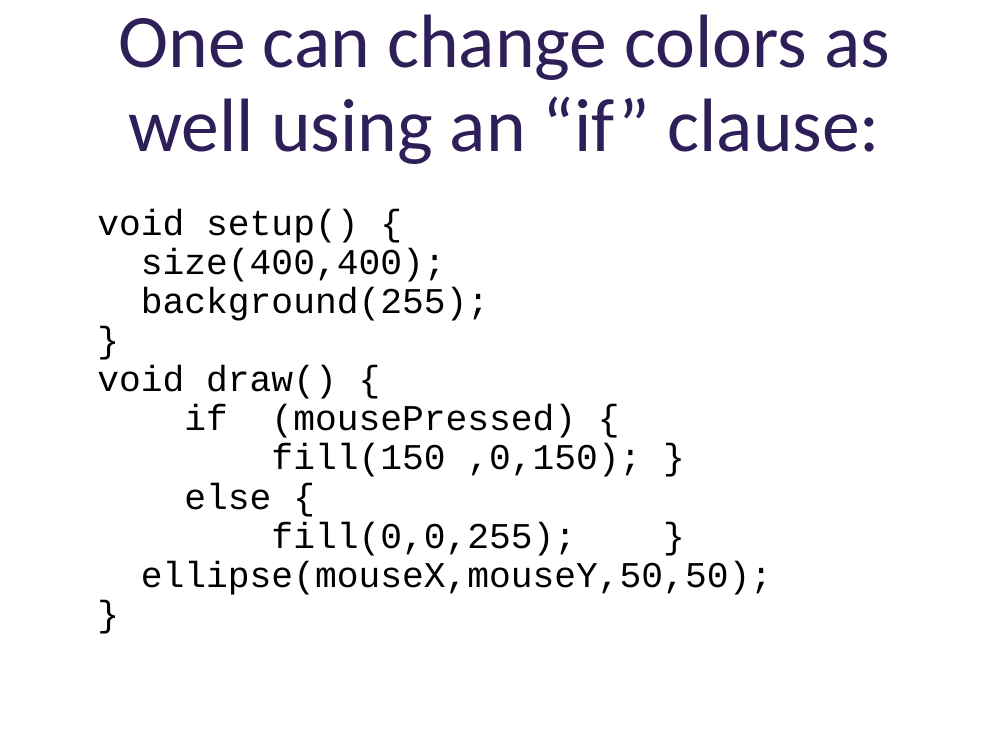
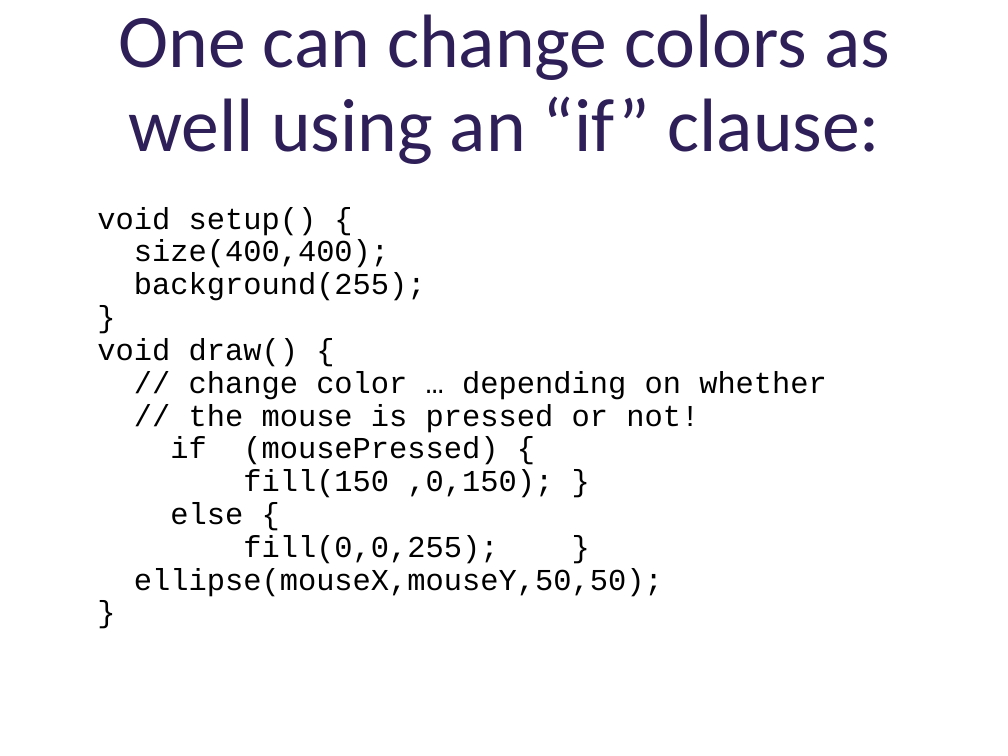
Before and after one commit to deenaengel/TF3_ProcessingSlides, a slide deck: slide 36 of Processing_Presentation_TF3_DE_notes.pptx (slide 35 before the commit). Drawn at 1008x756 pixels with LibreOffice and Linux fonts; fonts in the diff are those of the drawing; background and template pictures are left out. Boxes give left, top, right and bottom in pixels: in the first picture for what was removed or moved away, otherwise in the second. Text is boxed around its words. In the diff, an @@ line names an element or a change of style, - is before the commit and + after.

```diff
--- a/Processing_Presentation_TF3_DE_notes.pptx
+++ b/Processing_Presentation_TF3_DE_notes.pptx
@@ text at bbox=[97, 207, 663, 597]: size 25.9 to 21.7 pt in "void setup() {", "size(400,400);", "background(255);", "}" and 7 more places @@
@@ text at bbox=[189, 371, 827, 433]: paragraphs added @@
+// change color … depending on whether
+// the mouse is pressed or not!
```
Also in this commit, not shown: 10 other slides changed, 1 slide added.
